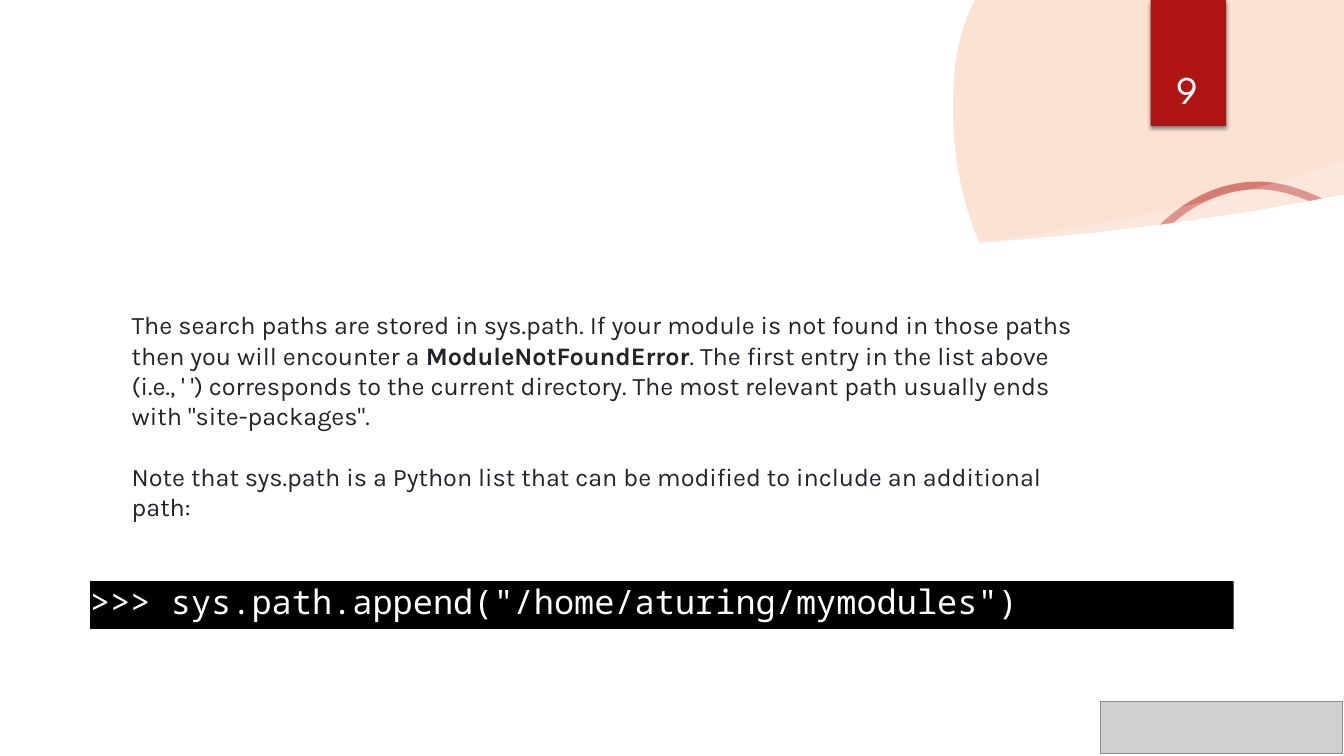
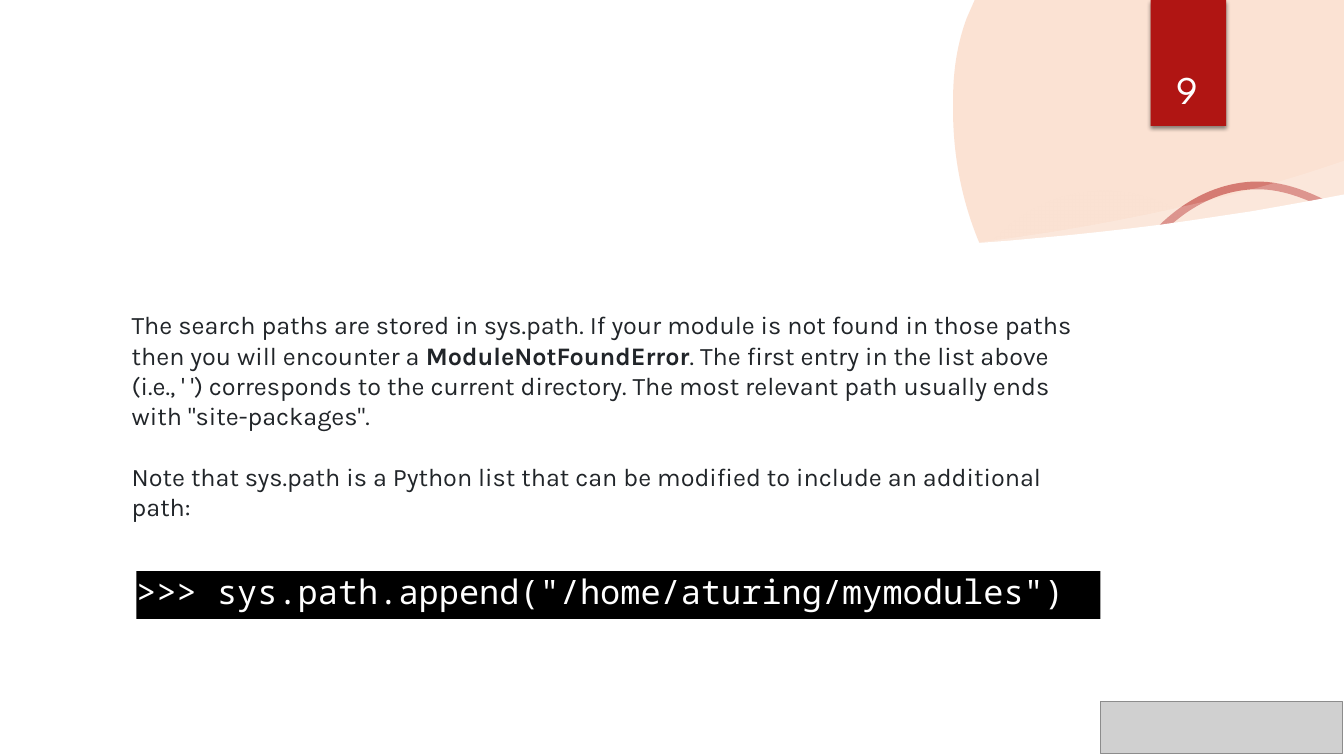
Before and after one commit to RSE-Cambridge/Intro-to-Dawn, a slide deck: slide 9 of Part3-PythonEnvironments/Slides/PyEnvs_onDAWN.pptx. Drawn at 1344x756 pixels with LibreOffice and Linux fonts; fonts in the diff are those of the drawing; grey boxes stand for pictures; background and template pictures are left out. Boxes give left, top, right and bottom in pixels: in the first picture for what was removed or moved away, otherwise in the second. Text is boxed around its words. In the diff, an @@ line names an element or a change of style, - is before the commit and + after.

```diff
--- a/Part3-PythonEnvironments/Slides/PyEnvs_onDAWN.pptx
+++ b/Part3-PythonEnvironments/Slides/PyEnvs_onDAWN.pptx
@@ rectangle ">>> sys.path.append("/home/aturing/mymodules")": place and size @@
-rectangle ">>> sys.path.append("/home/aturing/mymodules")" at bbox=[90, 581, 1233, 628]
+rectangle ">>> sys.path.append("/home/aturing/mymodules")" at bbox=[136, 572, 1100, 619]
```
Also in this commit, not shown: 5 other slides changed, 2 slides removed, 5 other files.
